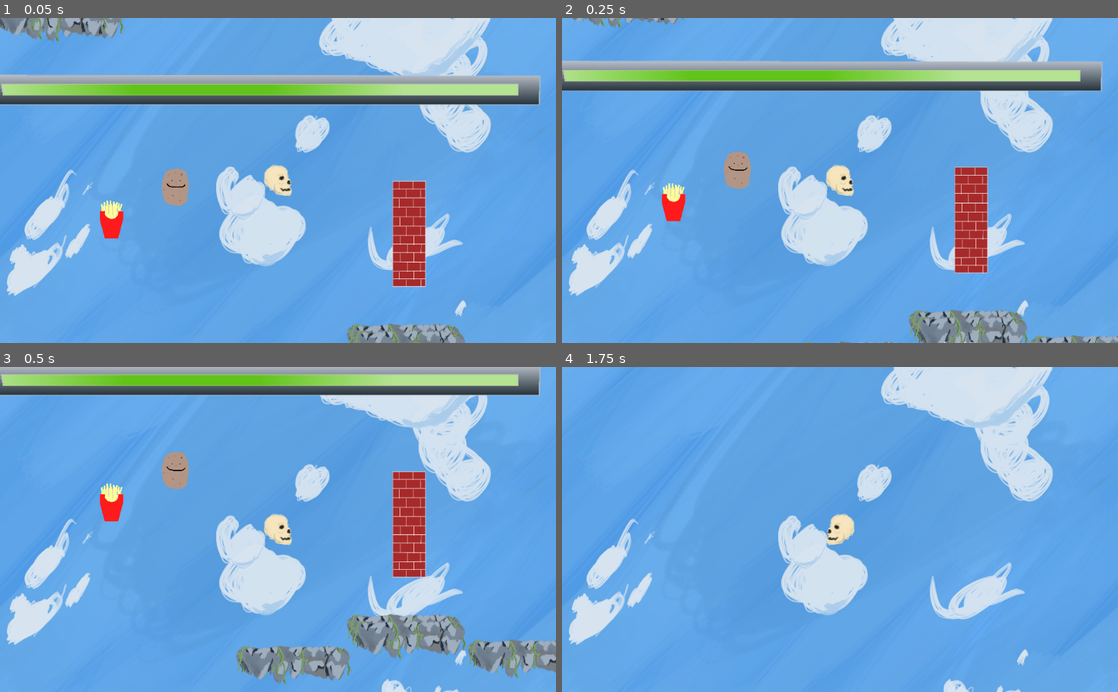
Above: before the commit, frames 1-4 (two rows, left to right).
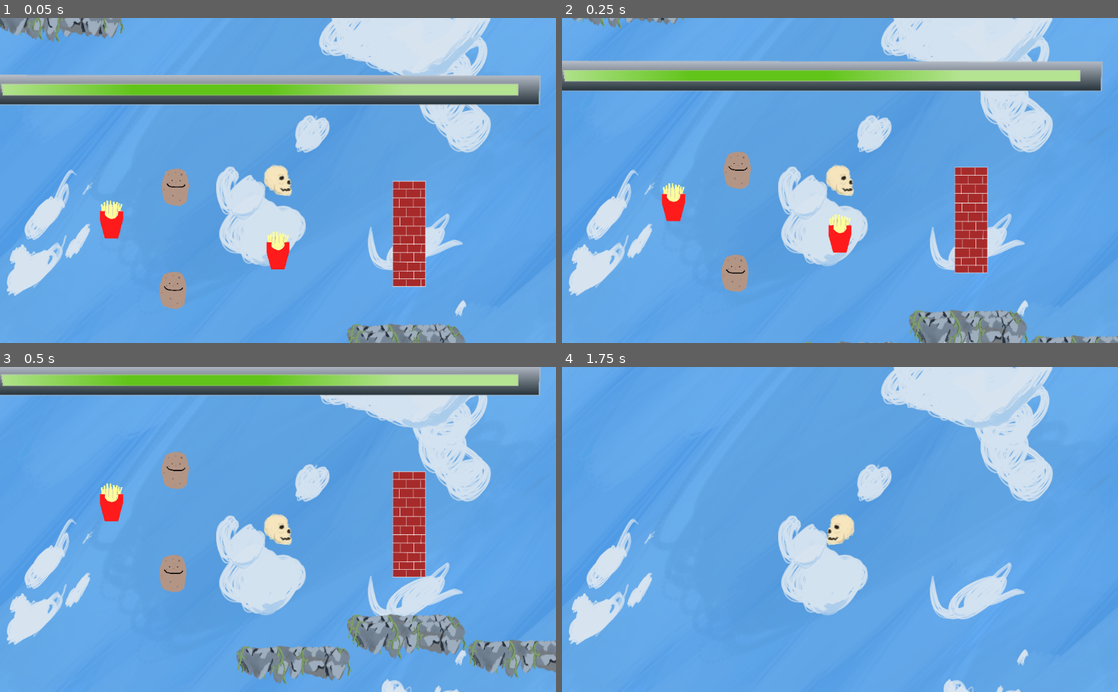
Above: after the commit, the same moments.

Repository: 4X3L/sky-high
Game: Godot game, scene res://Game.tscn
Two runs of this game, one before a commit and one after it. Both use one fixed random seed, a clock stepped at 60 frames per second and the inputs below.
Inputs (mouse positions are in pixels of both pictures, inside the frame that each line leads up to):
- Up to frame 1 (0.05 s): no input
- Up to frame 2 (0.25 s): no input
- Up to frame 3 (0.5 s): no input
- Up to frame 4 (1.75 s): move the mouse to (962, 513) at 0.52 s; press the mouse at (962, 513) at 0.53 s; move the mouse to (728, 545) at 1.27 s; release the mouse at (728, 545) at 1.28 s; click (728, 545) at 1.35 s

The runs differ from the first frame. In frame 1, 0.9% of the frame differs, in the area x 28-53%, y 65-90%; in frame 2, 0.9%, in the area x 28-53%, y 60-85%; in frame 3, 0.5%; in frame 4, nothing differs.

Commit message:
made the fries and potatoes connect to the health bar programmatically
I made the fries and potatoes connect to the health bar programmatically. This will make them work automatically when spawned programmatically.

Diff:
--- a/Fries.gd
+++ b/Fries.gd
@@ -10,6 +10,8 @@
 var switch_time = .5
 export var HEALTH_BOOST = 5
 
+onready var health_bar = $"/root/Node2D/HealthBar"
+
 func _on_Player_body_entered(body):
 	emit_signal("add_health", HEALTH_BOOST)
 	queue_free()
@@ -17,6 +19,7 @@
 # Called when the node enters the scene tree for the first time.
 func _ready():
 	self.connect("body_entered", self, "_on_Player_body_entered")
+	self.connect("add_health", health_bar, "_on_add_health")
 
 # Called every frame. 'delta' is the elapsed time since the previous frame.
 func _process(delta):
--- a/Game.tscn
+++ b/Game.tscn
@@ -40,5 +40,9 @@
 
 [node name="Potat" parent="." instance=ExtResource( 8 )]
 position = Vector2( 354.038, 208.517 )
-[connection signal="add_health" from="Fries" to="HealthBar" method="_on_add_health"]
-[connection signal="add_health" from="Potat" to="HealthBar" method="_on_add_health"]
+
+[node name="Fries2" parent="." instance=ExtResource( 5 )]
+position = Vector2( 542.396, 325.06 )
+
+[node name="Potat2" parent="." instance=ExtResource( 8 )]
+position = Vector2( 349.628, 398.765 )
--- a/Potat.gd
+++ b/Potat.gd
@@ -10,6 +10,8 @@
 var switch_time = .5
 export var HEALTH_BOOST = 20
 
+onready var health_bar = $"/root/Node2D/HealthBar"
+
 func _on_Player_body_entered(body):
 	emit_signal("add_health", HEALTH_BOOST)
 	queue_free()
@@ -17,6 +19,7 @@
 # Called when the node enters the scene tree for the first time.
 func _ready():
 	self.connect("body_entered", self, "_on_Player_body_entered")
+	self.connect("add_health", health_bar, "_on_add_health")
 
 # Called every frame. 'delta' is the elapsed time since the previous frame.
 func _process(delta):
